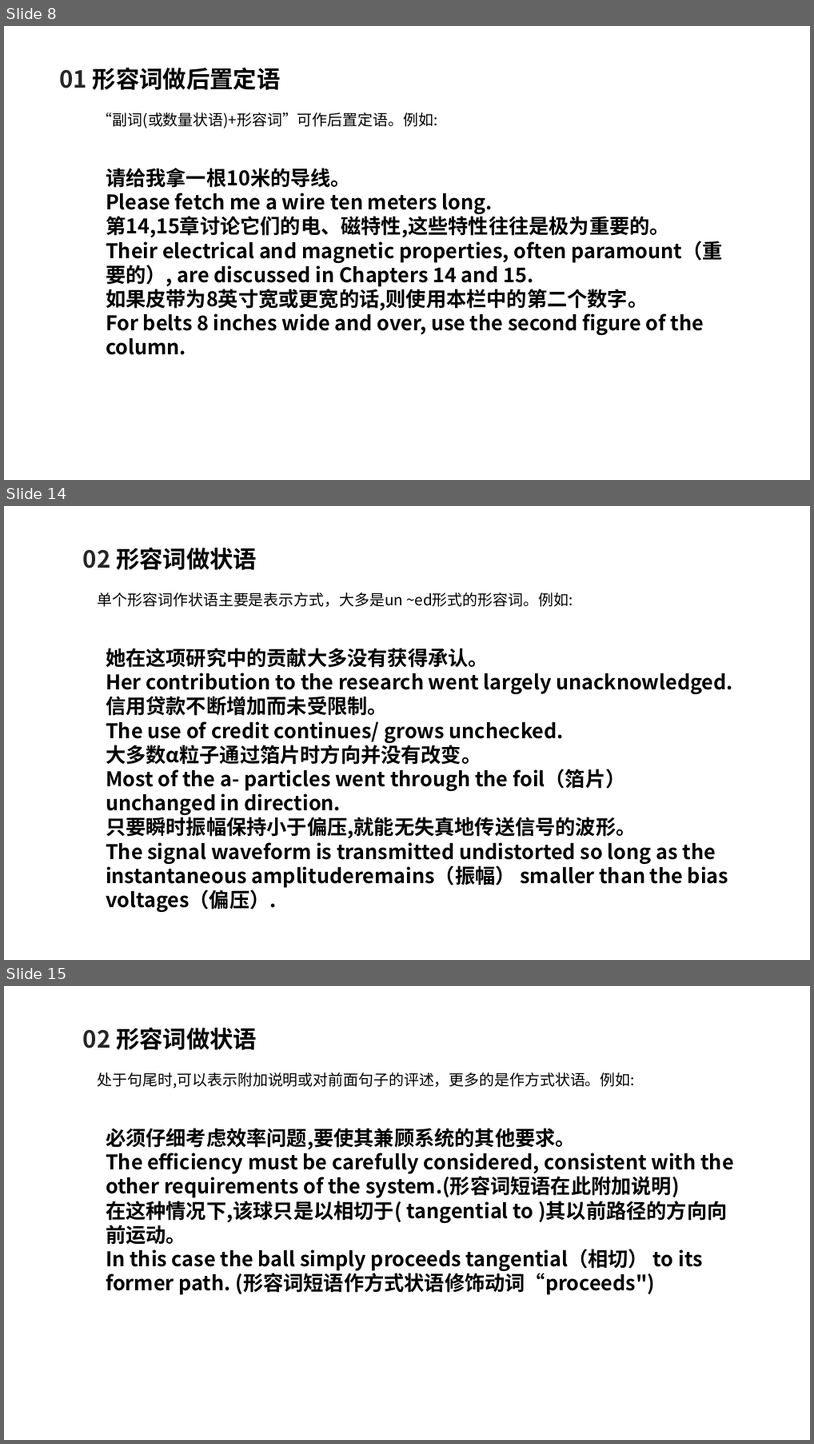
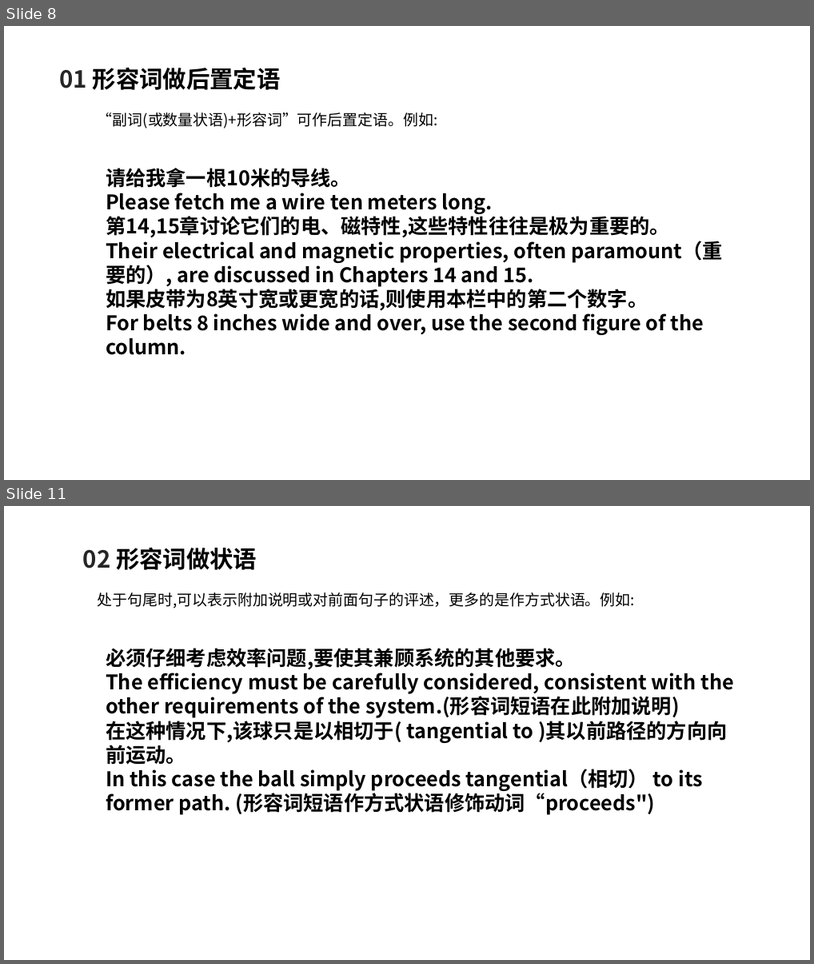
Before and after one commit to 164K/Shiyongkejiyingyufanyi, a slide deck: 杨派形容词.pptx. Shown one above the other, each under a label of ours: slides 8, 14 and 15 before the commit, slides 8 and 11 after it; the slides between them are not shown. The pictures are 814x1444 and 814x964 pixels, drawn with LibreOffice and Linux fonts; fonts in the diff are those of the drawing; background and template pictures are left out. Boxes give left, top, right and bottom in pixels: in the first picture for what was removed or moved away, otherwise in the second. Text is boxed around its words. In the diff, an @@ line names an element or a change of style, - is before the commit and + after.

```diff
--- a/杨派形容词.pptx
+++ b/杨派形容词.pptx
@@ slide 14 removed at (x1=4, y1=506, x2=810, y2=960), background picture (left out) @@
@@ rounded rectangle removed at (x1=30, y1=532, x2=785, y2=935) @@
@@ text removed at (x1=83, y1=547, x2=257, y2=570) @@
-02 形容词做状语
@@ text removed at (x1=98, y1=592, x2=573, y2=607) @@
-单个形容词作状语主要是表示方式，大多是un ~ed形式的形容词。例如:
@@ text removed at (x1=106, y1=648, x2=734, y2=912) @@
-她在这项研究中的贡献大多没有获得承认。
-Her contribution to the research went largely unacknowledged.
-信用贷款不断增加而未受限制。
-The use of credit continues/ grows unchecked.
-大多数α粒子通过箔片时方向并没有改变。
-Most of the a- particles went through the foil（箔片） unchanged in direction.
-只要瞬时振幅保持小于偏压,就能无失真地传送信号的波形。
-The signal waveform is transmitted undistorted so long as the instantaneous amplituderemains（振幅） smaller than the bias voltages（偏压）.
@@ what was slide 15 is now slide 11 @@
```
Also in this commit, not shown: 5 slides changed, 10 other files.
